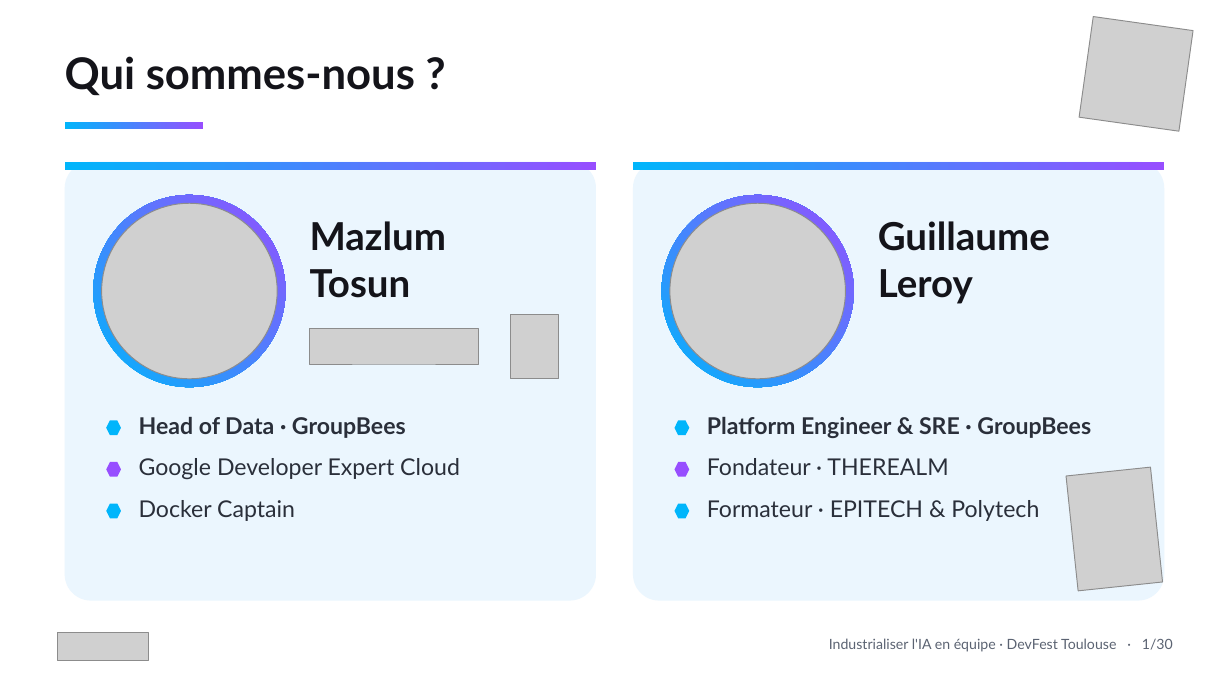
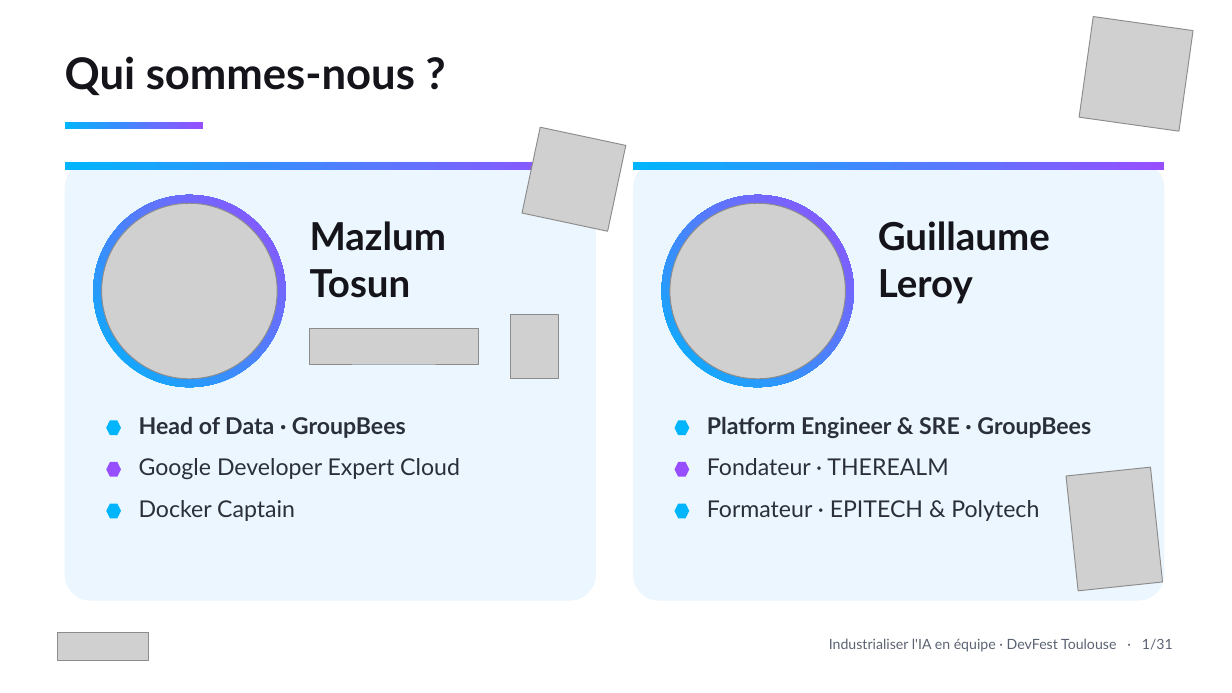
Before and after one commit to tosun-si/claude-skills-team-industrialisation, a slide deck: slide 2 of talks/slides/talk_devfest_skills.pptx. Drawn at 1232x693 pixels with LibreOffice and Linux fonts; fonts in the diff are those of the drawing; grey boxes stand for pictures. Boxes give left, top, right and bottom in pixels: in the first picture for what was removed or moved away, otherwise in the second. Text is boxed around its words. In the diff, an @@ line names an element or a change of style, - is before the commit and + after.

```diff
--- a/talks/slides/talk_devfest_skills.pptx
+++ b/talks/slides/talk_devfest_skills.pptx
@@ picture added at box(522, 128, 626, 232) @@
@@ text at box(829, 638, 1173, 652): text changed @@
-Industrialiser l'IA en équipe · DevFest Toulouse · 1/30
+Industrialiser l'IA en équipe · DevFest Toulouse · 1/31
```
Also in this commit, not shown: 29 other slides changed, 1 slide added, 4 other files.
